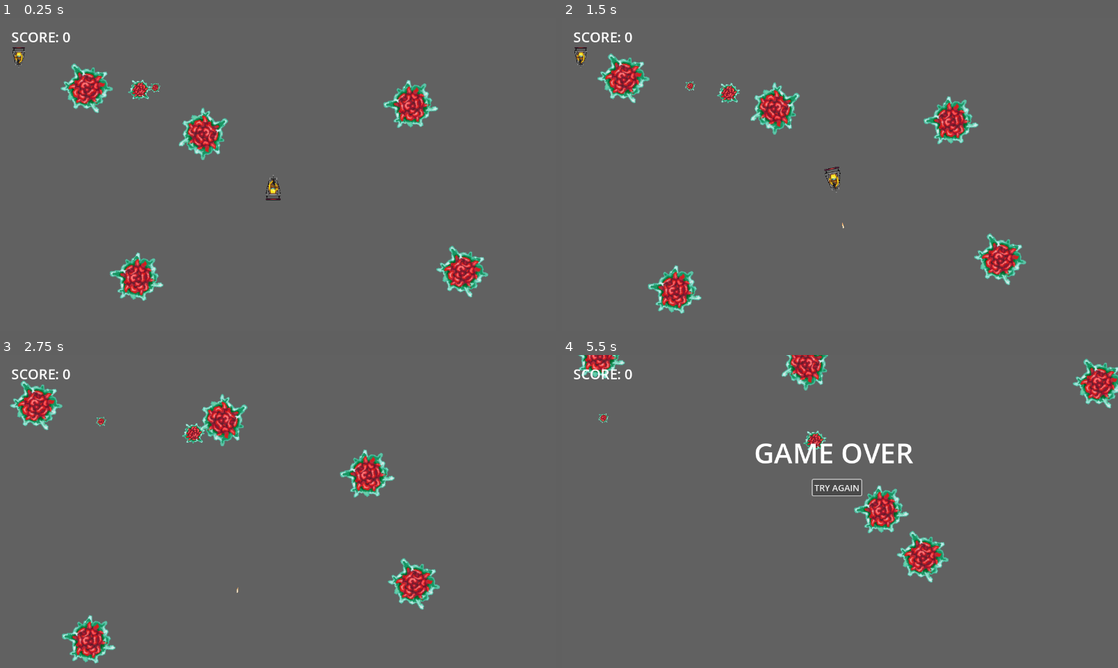
Above: before the commit, frames 1-4 (two rows, left to right).
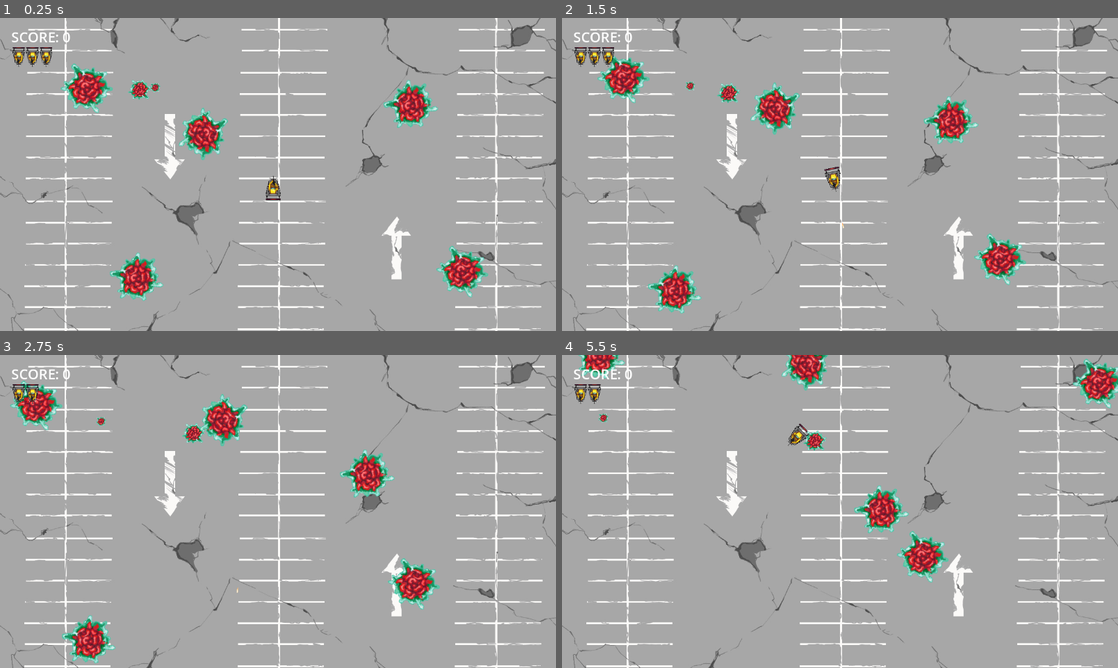
Above: after the commit, the same moments.

Repository: IsaacLandrum/690-Arcade-Shakeout
Game: Godot game, scene res://scenes/game.tscn
Same seed, same stepped clock (60 frames per second), same inputs: the game is played once before the commit and once after it.
Inputs (mouse positions are in pixels of both pictures, inside the frame that each line leads up to):
- Up to frame 1 (0.25 s): no input
- Up to frame 2 (1.5 s): hold D (rotate_right) 0.53-1.28 s; tap Space (shoot) at 0.6, 1.35 s; hold S (move_backward) from 1.28 s (still down)
- Up to frame 3 (2.75 s): release S (move_backward) at 2.03 s; hold D (rotate_right) from 2.03 s (still down); tap Space (shoot) at 2.1 s
- Up to frame 4 (5.5 s): release D (rotate_right) at 2.78 s; hold W (move_forward) 2.78-3.5 s; tap Space (shoot) at 2.85 s; click (834, 486) at 3.5 s, where only the run before the commit has a clickable "TRY AGAIN"; click (834, 486) at 4.25 s, where only the run before the commit has a clickable "TRY AGAIN"; click (834, 486) at 5 s, where only the run before the commit has a clickable "TRY AGAIN"

The runs differ from the first frame. In frame 1, 94% of the frame differs, in the area x 0-100%, y 0-100%; in frame 2, 94%; in frame 3, 95%; in frame 4, 95%.

Commit message:
Fixed restart button not working

Diff:
--- a/scenes/game.tscn
+++ b/scenes/game.tscn
@@ -5,14 +5,9 @@
 [ext_resource type="PackedScene" uid="uid://keagktggccri" path="res://scenes/hud.tscn" id="2_2v7m6"]
 [ext_resource type="PackedScene" uid="uid://cf0c8m65ipk8d" path="res://scenes/asteroid_large.tscn" id="2_rfl42"]
 [ext_resource type="PackedScene" uid="uid://clq8q118wkjdl" path="res://scenes/asteroid_med.tscn" id="3_kgi2l"]
-[ext_resource type="PackedScene" uid="uid://cpa0k4jq5ba32" path="res://scenes/game_over_screen.tscn" id="3_lpe6y"]
+[ext_resource type="PackedScene" uid="uid://de6avbn3e0it0" path="res://scenes/game_over_screen_new.tscn" id="4_pwx0s"]
 [ext_resource type="PackedScene" uid="uid://b1rjv1ois4p5a" path="res://scenes/asteroid_small.tscn" id="4_ruxpw"]
-
-[sub_resource type="GDScript" id="GDScript_flxwp"]
-script/source = "extends Control
-
-
-"
+[ext_resource type="Texture2D" uid="uid://ble4offc6ekyc" path="res://assets/parking_lot_final.jpg" id="8_s02rw"]
 
 [node name="Game" type="Node2D"]
 script = ExtResource("1_nqcfv")
@@ -21,11 +16,7 @@
 
 [node name="HUD" parent="UI" instance=ExtResource("2_2v7m6")]
 
-[node name="GameOverScreen" parent="UI" instance=ExtResource("3_lpe6y")]
-script = SubResource("GDScript_flxwp")
-
-[node name="Player" parent="." instance=ExtResource("1_x87d5")]
-position = Vector2(629, 388)
+[node name="GameOverScreenNew" parent="UI" instance=ExtResource("4_pwx0s")]
 
 [node name="Bullets" type="Node" parent="."]
 
@@ -65,3 +56,11 @@
 position = Vector2(370, 161)
 collision_layer = 4
 collision_mask = 11
+
+[node name="TextureRect" type="TextureRect" parent="."]
+offset_right = 40.0
+offset_bottom = 40.0
+texture = ExtResource("8_s02rw")
+
+[node name="Player" parent="." instance=ExtResource("1_x87d5")]
+position = Vector2(629, 388)
--- a/scenes/game_over_screen.tscn
+++ /dev/null
@@ -1,45 +0,0 @@
-[gd_scene load_steps=3 format=3 uid="uid://cpa0k4jq5ba32"]
-
-[ext_resource type="Script" path="res://scripts/game_over_screen.gd" id="1_g7ebm"]
-
-[sub_resource type="LabelSettings" id="LabelSettings_o7wiv"]
-font_size = 64
-
-[node name="GameOverScreen" type="Control"]
-layout_mode = 3
-anchors_preset = 15
-anchor_right = 1.0
-anchor_bottom = 1.0
-grow_horizontal = 2
-grow_vertical = 2
-script = ExtResource("1_g7ebm")
-
-[node name="GameOver" type="Label" parent="."]
-layout_mode = 0
-offset_left = 442.0
-offset_top = 180.0
-offset_right = 809.0
-offset_bottom = 268.0
-pivot_offset = Vector2(183.5, 44)
-text = "GAME OVER"
-label_settings = SubResource("LabelSettings_o7wiv")
-horizontal_alignment = 1
-vertical_alignment = 1
-
-[node name="RestartButton" type="Button" parent="."]
-layout_mode = 1
-anchors_preset = -1
-anchor_left = 0.5
-anchor_top = 0.5
-anchor_right = 0.5
-anchor_bottom = 0.5
-offset_left = -63.0001
-offset_top = -73.0
-offset_right = 48.9999
-offset_bottom = -37.0
-theme_override_font_sizes/font_size = 20
-text = "TRY AGAIN
-"
-
-[connection signal="mouse_entered" from="RestartButton" to="." method="_on_restart_button_mouse_entered"]
-[connection signal="pressed" from="RestartButton" to="." method="_on_restart_button_pressed"]
--- /dev/null
+++ b/scenes/game_over_screen_new.tscn
@@ -0,0 +1,32 @@
+[gd_scene load_steps=3 format=3 uid="uid://de6avbn3e0it0"]
+
+[ext_resource type="Script" path="res://scripts/GameOverScreenNew.gd" id="1_nak1l"]
+
+[sub_resource type="LabelSettings" id="LabelSettings_xhce7"]
+font_size = 48
+
+[node name="GameOverScreenNew" type="Control"]
+layout_mode = 3
+anchors_preset = 0
+offset_right = 40.0
+offset_bottom = 40.0
+script = ExtResource("1_nak1l")
+
+[node name="Button" type="Button" parent="."]
+layout_mode = 0
+offset_left = 599.0
+offset_top = 313.0
+offset_right = 699.0
+offset_bottom = 344.0
+text = "NEW GAME"
+
+[node name="Label" type="Label" parent="."]
+layout_mode = 0
+offset_left = 517.0
+offset_top = 211.0
+offset_right = 793.0
+offset_bottom = 278.0
+text = "GAME OVER"
+label_settings = SubResource("LabelSettings_xhce7")
+
+[connection signal="pressed" from="Button" to="." method="_on_button_pressed"]
--- /dev/null
+++ b/scripts/GameOverScreenNew.gd
@@ -0,0 +1,16 @@
+extends Control
+
+
+# Called when the node enters the scene tree for the first time.
+func _ready():
+	pass # Replace with function body.
+
+
+# Called every frame. 'delta' is the elapsed time since the previous frame.
+func _process(delta):
+	pass
+
+
+func _on_button_pressed():
+	print("Works")
+	get_tree().reload_current_scene()
--- a/scripts/game.gd
+++ b/scripts/game.gd
@@ -5,6 +5,7 @@
 @onready var asteroids = $Asteroids
 @onready var hud = $UI/HUD
 @onready var game_over_screen = $UI/GameOverScreen
+@onready var new_game_over_screen = $UI/GameOverScreenNew
 
 var asteroid_large_scene = preload("res://scenes/asteroid_large.tscn")
 var asteroid_medium_scene = preload("res://scenes/asteroid_med.tscn")
@@ -21,9 +22,9 @@
 		hud.init_lives(lives)
 
 func _ready():
-	game_over_screen.visible = false
+	new_game_over_screen.visible = false
 	score = 0
-	lives = 1
+	lives = 3
 	player.connect("bullet_shot", _on_player_bullet_shot)
 	player.connect("died", _on_player_died)
 
@@ -74,7 +75,7 @@
 	print(lives)
 	if lives <= 0:
 		await get_tree().create_timer(1).timeout
-		game_over_screen.visible = true
+		new_game_over_screen.visible = true
 	else:
 		await get_tree().create_timer(1).timeout
 		player.respawn(pos)
--- a/scripts/game_over_screen.gd
+++ /dev/null
@@ -1,5 +0,0 @@
-extends Control
-
-func _on_restart_button_pressed():
-	print("ButtonPressed")
-	get_tree().reload_current_scene()
Binary file added: assets/parking_lot_final.jpg
Not shown, added: assets/parking_lot_final.jpg.import
